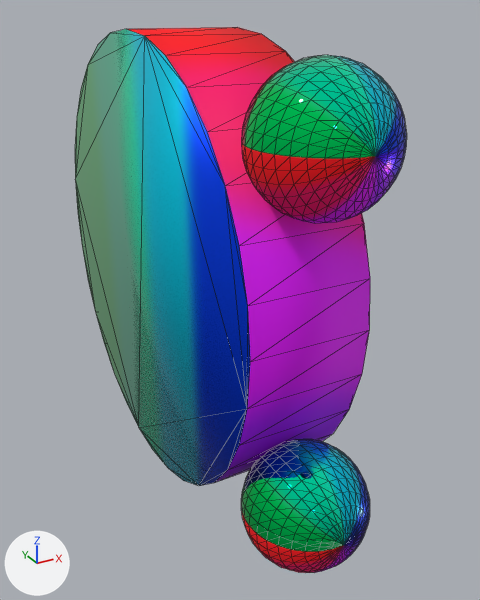
A saved change to the glTF model res/models/horloge.glb.
Both versions are drawn from a 50 mm camera at (-1.22, -2.69, 1.08) aimed at (0.12, -0.26, -0.14). The lights are fixed; the arrows at lower left show +X, +Y and +Z. The first picture is the older version. Mesh edges are drawn as thin lines. Where no turn or scale is listed for an object, it has been applied to the vertices. Vertices at exactly the same position are counted once.
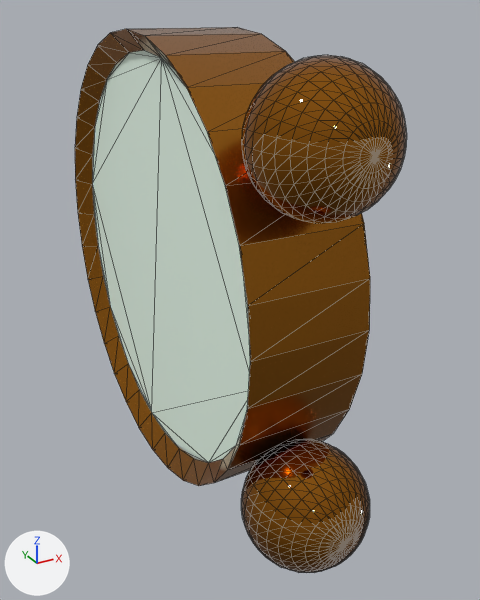
Edits to the bpy script that builds the scene:
```text
Add img_pbrmetalicroughness:
    img_pbrmetalicroughness = load_image('pbrMetalicRoughness', '_unpacked/pbrMetalicRoughness', 1024, 1024, 'Non-Color')
Add img_basecolor2:
    img_basecolor2 = load_image('basecolor2', '_unpacked/basecolor2', 102, 102, 'sRGB')
Add img_center_base_color:
    img_center_base_color = load_image('center base color', '_unpacked/center_base_color', 1024, 1024, 'sRGB')
Add img_pbrmetiallicroughnesscorp:
    img_pbrmetiallicroughnesscorp = load_image('pbrMetiallicRoughnessCorp', '_unpacked/pbrMetiallicRoughnessCorp', 4096, 4096, 'Non-Color')
Change mat_material_001:
    where n2 = _N.new('ShaderNodeTexImage'); n2.name = 'Image Texture'
    n2.image: img_basecolor -> img_center_base_color
    where n4 = _N.new('ShaderNodeTexImage'); n4.name = 'Image Texture.001'
    n4.image: img_pbrmetallicroughness -> img_pbrmetiallicroughnesscorp
Add mat_material_002:
    mat_material_002 = bpy.data.materials.new('Material.002')
    # uses the picture img_basecolor2
    # uses the picture img_pbrmetalicroughness
Change me_sphere:
    used by ob_sphere; location = (0.0, -1.0, -0.7)
    remove me_sphere.from_pydata(...)  # 1028 vertices, 2044 faces; spans x -0.25..0.25, y -0.25..2.0, z -0.3..1.7
    add me_sphere.from_pydata(...)  # 1060 vertices, 2108 faces; spans x -0.25..0.25, y -0.25..2.0, z -0.3..1.7
    me_sphere part 1
    30 faces are deleted
    32 vertices are added at x -0.19..-0.18, y 0.07..1.92, z -0.22..1.62
    94 new faces join them, mat_material_001
    me_sphere part 2: 1053 kept faces spanning x -0.25..0.25, y -0.25..2.0, z -0.3..1.7 get new texture (UV) coordinates
    me_sphere part 3: 1920 faces spanning x -0.25..0.25, y -0.25..0.25, z -0.25..1.65 switch from mat_material_001 to mat_material_002
```

Boxes [x1, y1, x2, y2] around the edits, measured in the pictures (480 x 600 px):
'Sphere', surface changed, reshaped (darker)
    both: [75, 27, 407, 573]
part 1 of me_sphere, cut back
    both: [75, 29, 250, 486]
part 2 of me_sphere, surface changed (darker)
    both: [128, 27, 407, 483]
part 3 of me_sphere, recoloured (green to brown)
    both: [241, 55, 407, 573]
